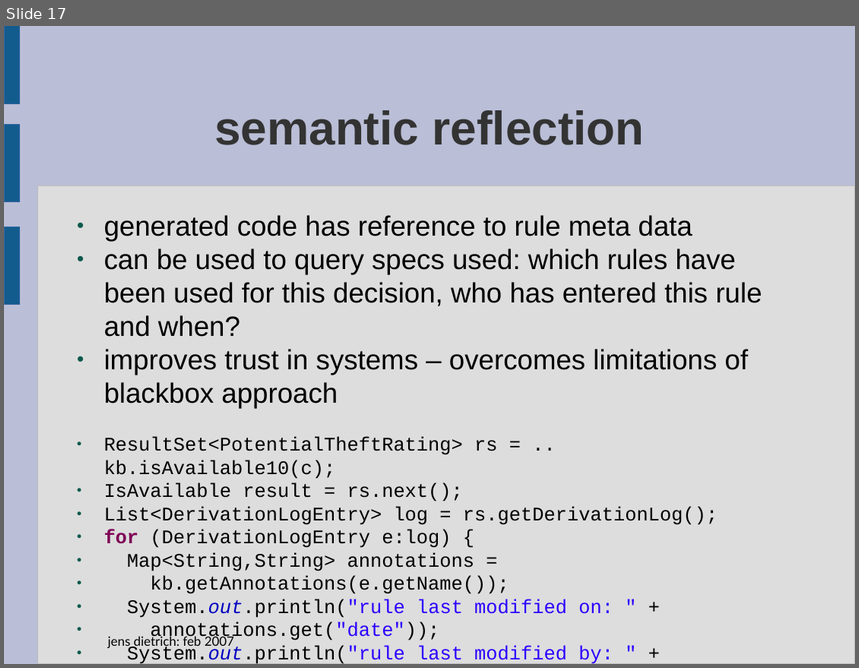
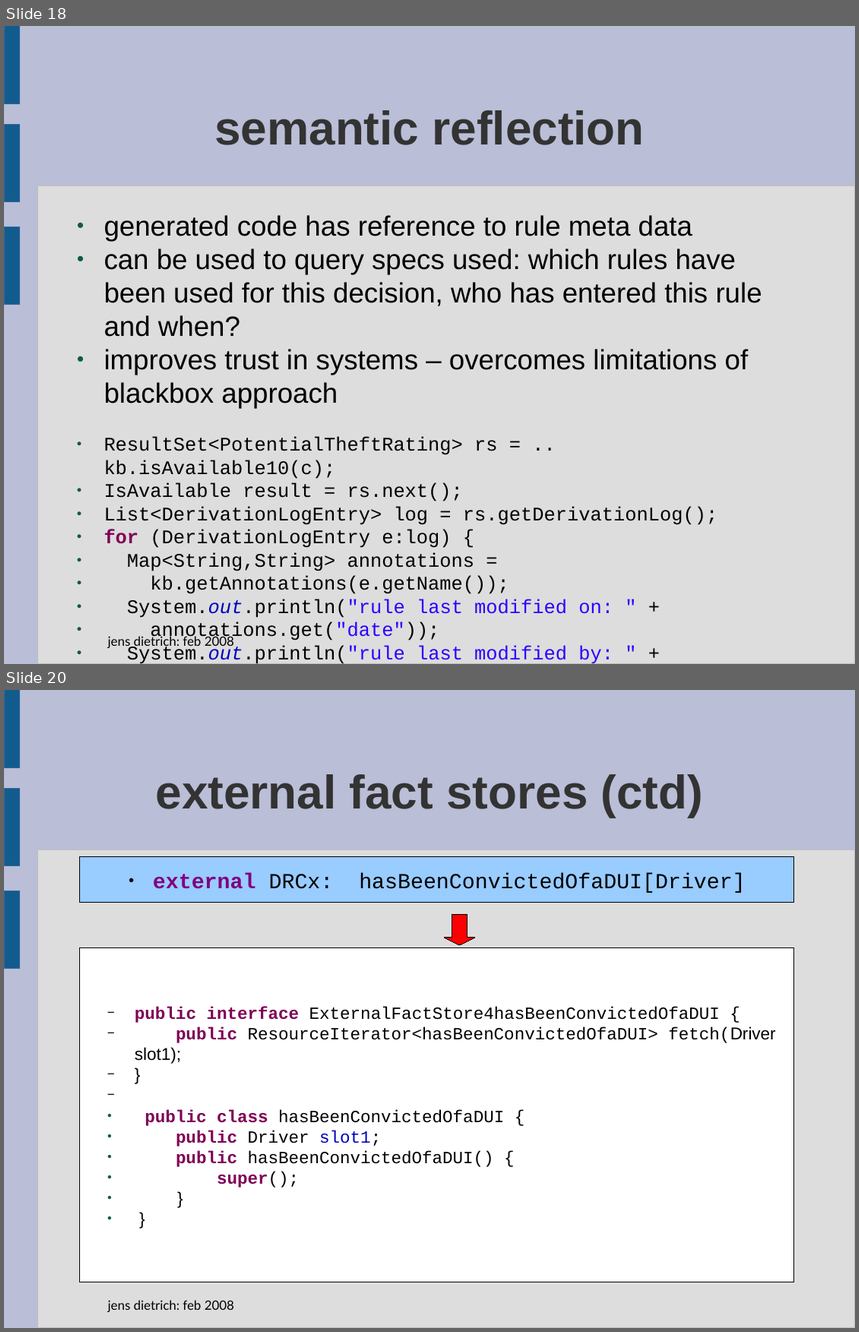
Before and after one commit to Koulio/take, a slide deck: take/docs/presentation-feb-08.odp. Shown one above the other, each under a label of ours: slide 17 before the commit, slides 18 and 20 after it; the slides between them are not shown. The pictures are 859x668 and 859x1332 pixels, drawn with LibreOffice and Linux fonts; fonts in the diff are those of the drawing; background and template pictures are left out. Boxes give left, top, right and bottom in pixels: in the first picture for what was removed or moved away, otherwise in the second. Text is boxed around its words. In the diff, an @@ line names an element or a change of style, - is before the commit and + after.

```diff
--- a/take/docs/presentation-feb-08.odp
+++ b/take/docs/presentation-feb-08.odp
@@ slide 20 added at (4, 690, 855, 1328), background #BABED6; not listed: 5 template elements that a slide beside it also shows @@
@@ title added at (156, 774, 703, 818), 44 pt, text #333333, bold @@
+external fact stores (ctd)
@@ rectangle added at (80, 858, 794, 904), fill #99CCFF, outline #000000 0 pt, 20 pt, text #000000 @@
+    ● external DRCx: hasBeenConvictedOfaDUI[Driver]
@@ down arrow added at (445, 915, 475, 945), fill #FF0000, outline #000000 0 pt @@
@@ rectangle added at (80, 948, 794, 1284), fill #FFFFFF, outline #000000 0 pt, 16 pt, text #000000 @@
+  − public interface ExternalFactStore4hasBeenConvictedOfaDUI {
+  − public ResourceIterator<hasBeenConvictedOfaDUI> fetch(Driver slot1);
+  − }
+● public class hasBeenConvictedOfaDUI {
+● public Driver slot1;
+● public hasBeenConvictedOfaDUI() {
+● super();
+● }
+● }
@@ what was slide 17 is now slide 18 @@
@@ slide 18 changed as well @@
@@ text at (108, 636, 234, 649): text changed @@
-jens dietrich: feb 2007
+jens dietrich: feb 2008
```
Also in this commit, not shown: 16 other slides changed, 2 other slides added.
